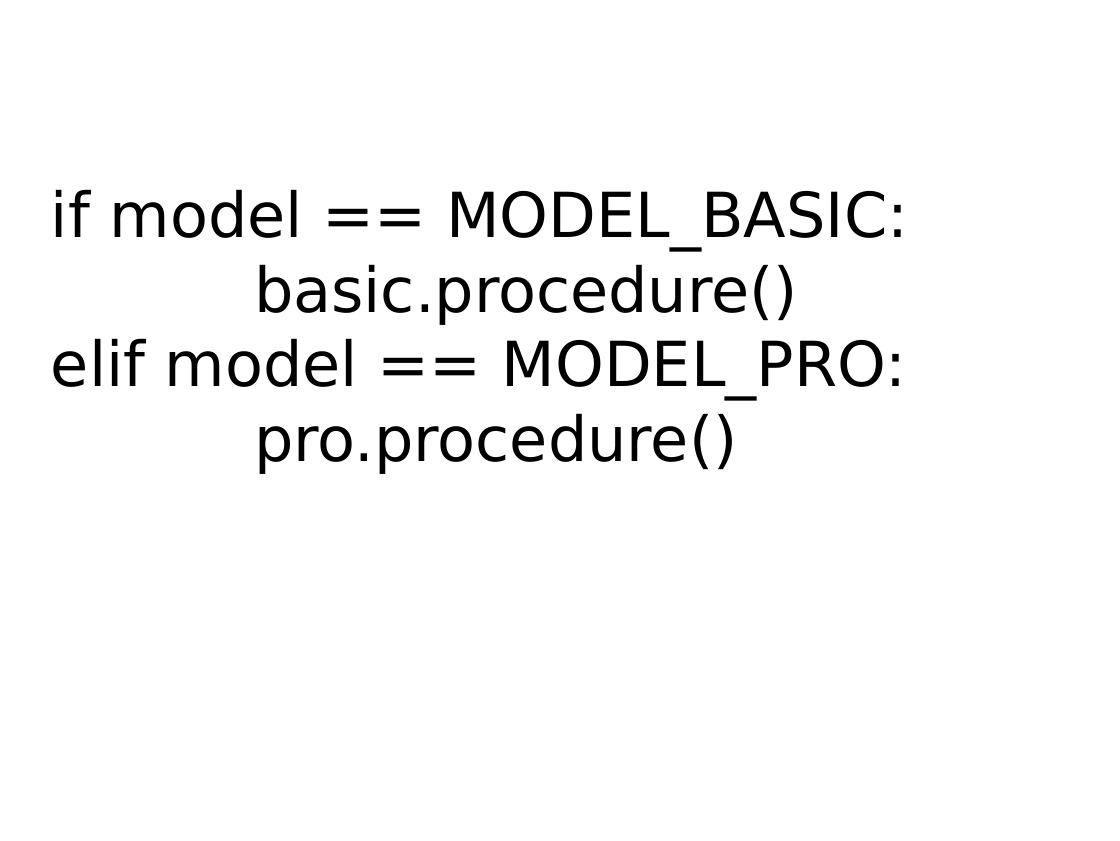
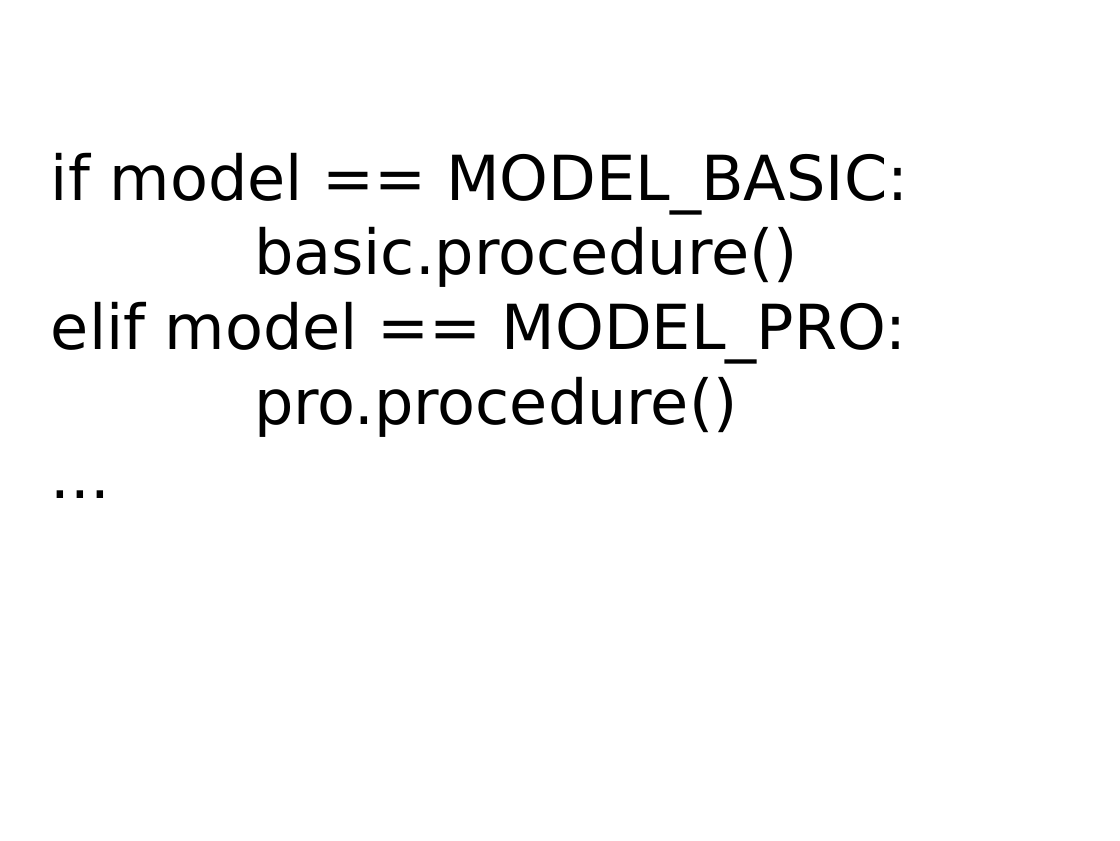
Before and after one commit to mkohler/embedded_python_presentation, a slide deck: slide 41 of embedded_python.odp. Drawn at 1120x841 pixels with LibreOffice and Linux fonts; fonts in the diff are those of the drawing. Boxes give left, top, right and bottom in pixels: in the first picture for what was removed or moved away, otherwise in the second. Text is boxed around its words. In the diff, an @@ line names an element or a change of style, - is before the commit and + after.

```diff
--- a/embedded_python.odp
+++ b/embedded_python.odp
@@ title at [51,152,908,436]: text changed @@
-if model == MODEL_BASIC:
-basic.procedure()
-elif model == MODEL_PRO:
-pro.procedure()
+if model == MODEL_BASIC:
+basic.procedure()
+elif model == MODEL_PRO:
+pro.procedure()
+...
```
Also in this commit, not shown: 1 other slide changed.
